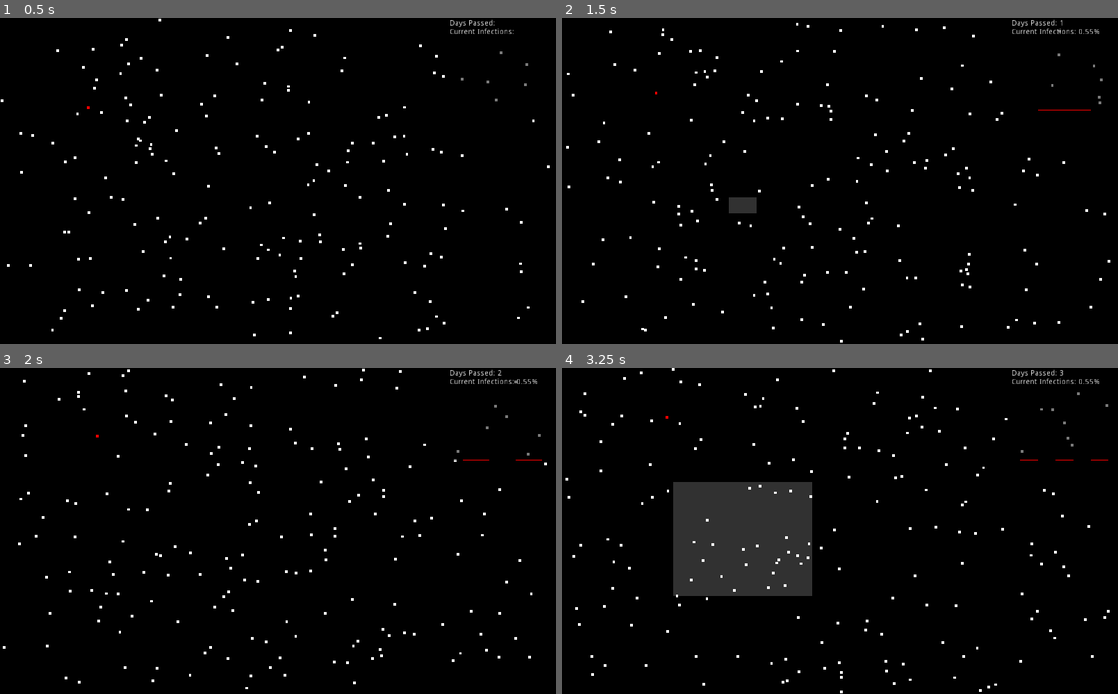
Above: before the commit, frames 1-4 (two rows, left to right).
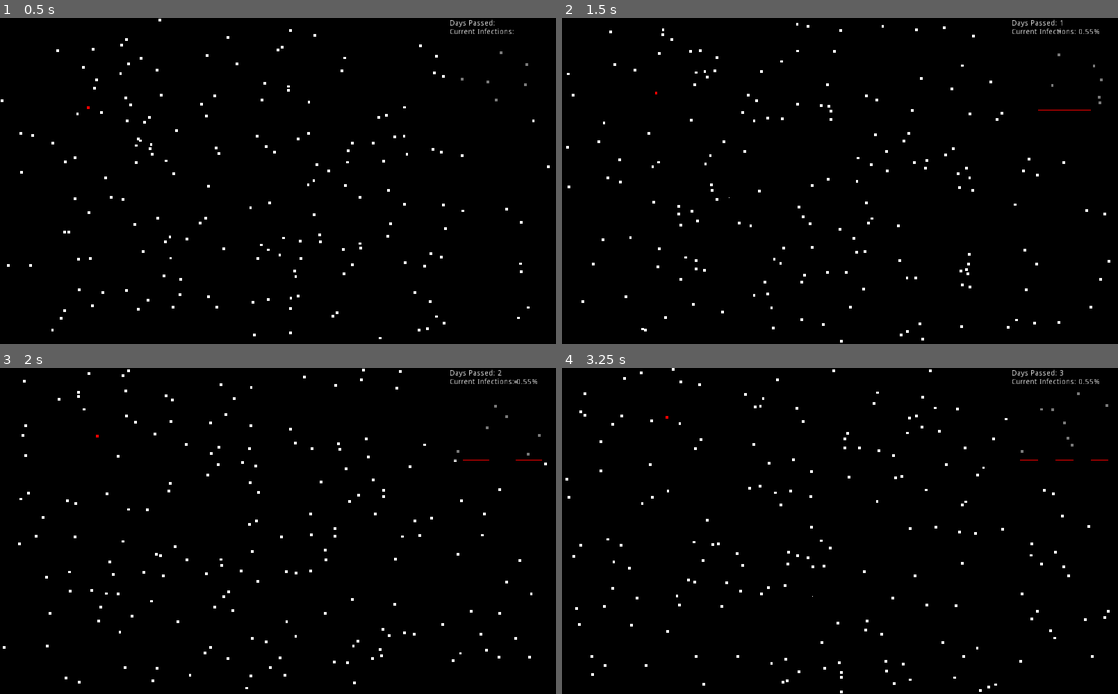
Above: after the commit, the same moments.

Repository: jonjondev/curve-flattener
Game: Godot game, scene res://main.tscn
The game is run twice, just before and just after one commit, with the same random seed, the same clock (stepped at 60 frames per second) and the same inputs.
Inputs (mouse positions are in pixels of both pictures, inside the frame that each line leads up to):
- Up to frame 1 (0.5 s): no input
- Up to frame 2 (1.5 s): move the mouse to (962, 164) at 0.52 s; click (962, 164) at 0.67 s; drag from (728, 197) to (812, 246) at 1.27 s
- Up to frame 3 (2 s): no input
- Up to frame 4 (3.25 s): move the mouse to (895, 459) at 2.02 s; click (895, 459) at 2.17 s; drag from (812, 596) to (673, 482) at 2.77 s

Frame 1 is identical in both runs. In frame 2, 0.2% of the frame differs, in the area x 30-35%, y 55-60%; in frame 3, less than 0.1%; in frame 4, 8.7%, in the area x 20-55%, y 34-77%.
Error after the commit: Invalid operands 'int' and 'Nil' in operator '/'. (res://player.gd:29)

Commit message:
Made selection boxes display effectiveness colour based on area

Diff:
--- a/player.gd
+++ b/player.gd
@@ -5,6 +5,7 @@
 var dragging = false
 var start_position
 var current_selection_box
+var current_selection_intensity
 
 func _input(event):
 	if event is InputEventMouseButton:
@@ -25,4 +26,9 @@
 
 func _process(delta):
 	if current_selection_box and dragging:
+		var decimal_percentage = 1 - 1/current_selection_intensity
+		current_selection_box.modulate = Color(1, decimal_percentage, decimal_percentage, 0.5)
 		current_selection_box.scale = get_viewport().get_mouse_position() - start_position
+
+func get_effect_intensity(box_scale_coordinates):
+	return (get_viewport().size.x * get_viewport().size.y) / abs(box_scale_coordinates.x * box_scale_coordinates.y)
--- a/selection_box.tscn
+++ b/selection_box.tscn
@@ -8,11 +8,10 @@
 [node name="SelectionBox" type="Area2D"]
 
 [node name="CollisionShape2D" type="CollisionShape2D" parent="."]
-visible = false
 position = Vector2( 0.5, 0.5 )
 shape = SubResource( 1 )
 
 [node name="Sprite" type="Sprite" parent="."]
-modulate = Color( 1, 1, 1, 0.196078 )
+position = Vector2( -0.0100985, 0 )
 texture = ExtResource( 1 )
 centered = false
